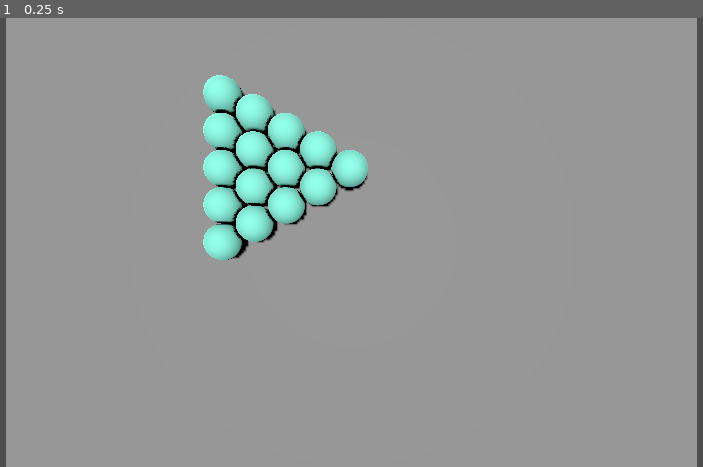
Above: before the commit, frame 1.
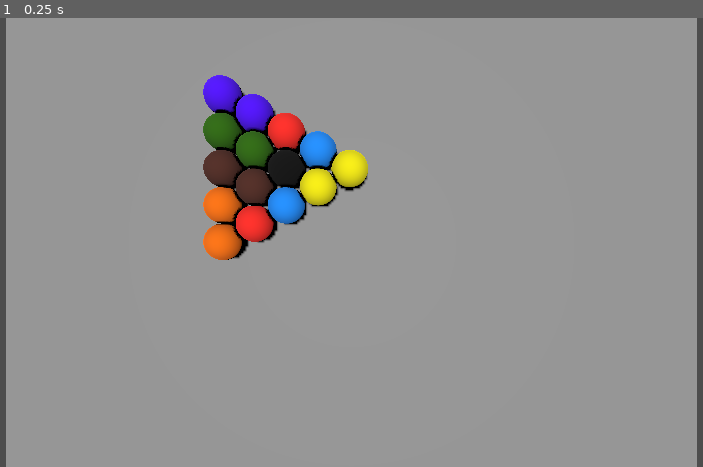
Above: after the commit, the same moment.

Repository: Corcho4433/commiepool-sourcecode
Game: Godot game, scene res://escenes/level1.tscn
Two runs of this game, one before a commit and one after it. Both use one fixed random seed, a clock stepped at 60 frames per second and the inputs below. Before the commit the project starts from res://escenas/level1.tscn.
Inputs:
- Up to frame 1 (0.25 s): no input

The runs differ from the first frame. In frame 1, 5.0% of the frame differs, in the area x 28-53%, y 12-54%.

Commit message:
Class: Ball Array

Diff:
--- a/escenas/level1.gd
+++ /dev/null
@@ -1,28 +0,0 @@
-extends Node3D
-
-@export var ball_scene : PackedScene
-var mat1 = preload("res://recursos/materiales/azul_claro.tres")
-# Called when the node enters the scene tree for the first time.
-func _ready():
-	new_game()
-	pass # Replace with function body.
-
-func new_game():
-	generate_balls()
-
-func generate_balls():
-	var rows : int = 6
-	var dia = 0.5
-	var ofsetX = -3
-	var ofsetZ = -3
-	for col in range(5):
-		rows -= 1
-		for row in range(rows):
-			var b = ball_scene.instantiate()
-			var new_position = Vector3(ofsetX + (col*dia) , 0 , ofsetZ + (row*dia) + (col * dia / 2) )
-			add_child(b)
-			b.get_node("MeshInstance3D").set_surface_override_material(0,mat1)
-			b.position = new_position
-# Called every frame. 'delta' is the elapsed time since the previous frame.
-func _process(delta):
-	pass
--- a/escenas/level1.tscn
+++ /dev/null
@@ -1,32 +0,0 @@
-[gd_scene load_steps=5 format=3 uid="uid://jmqom6qsejyo"]
-
-[ext_resource type="PackedScene" uid="uid://sp1w1csj6psn" path="res://escenas/pelota.tscn" id="1_4qq41"]
-[ext_resource type="Script" path="res://scripts/level1.gd" id="1_gxv04"]
-
-[sub_resource type="BoxMesh" id="BoxMesh_ydjqb"]
-size = Vector3(20, 1, 20)
-
-[sub_resource type="BoxShape3D" id="BoxShape3D_vxh3f"]
-size = Vector3(20, 1, 20)
-
-[node name="Node3D" type="Node3D"]
-script = ExtResource("1_gxv04")
-ball_scene = ExtResource("1_4qq41")
-
-[node name="Camera3D" type="Camera3D" parent="."]
-transform = Transform3D(1, 0, 0, 0, 1.19249e-08, 1, 0, -1, 1.19249e-08, 0, 7.96391, 0)
-
-[node name="PoolTable" type="StaticBody3D" parent="."]
-metadata/_edit_group_ = true
-
-[node name="MeshInstance3D" type="MeshInstance3D" parent="PoolTable"]
-transform = Transform3D(1, 0, 0, 0, 1, 0, 0, 0, 1, 0, -1, 0)
-mesh = SubResource("BoxMesh_ydjqb")
-
-[node name="CollisionShape3D" type="CollisionShape3D" parent="PoolTable"]
-transform = Transform3D(1, 0, 0, 0, 1, 0, 0, 0, 1, 0, -1, 0)
-shape = SubResource("BoxShape3D_vxh3f")
-
-[node name="DirectionalLight3D" type="DirectionalLight3D" parent="."]
-transform = Transform3D(1, 0, 0, 0, 1.19249e-08, 1, 0, -1, 1.19249e-08, 0, 9.67869, 0)
-shadow_enabled = true
--- /dev/null
+++ b/escenes/level1.tscn
@@ -0,0 +1,23 @@
+[gd_scene load_steps=5 format=3 uid="uid://jmqom6qsejyo"]
+
+[ext_resource type="PackedScene" uid="uid://sp1w1csj6psn" path="res://escenes/objects/pelota.tscn" id="1_4qq41"]
+[ext_resource type="Script" path="res://scripts/level1.gd" id="1_gxv04"]
+[ext_resource type="PackedScene" uid="uid://tkhkinj6x1va" path="res://escenes/objects/pool_table.tscn" id="3_lyxu0"]
+[ext_resource type="Script" path="res://scripts/Components/BallsComponent.gd" id="4_qutbu"]
+
+[node name="GameEscene" type="Node3D" node_paths=PackedStringArray("ball_array")]
+script = ExtResource("1_gxv04")
+ball_scene = ExtResource("1_4qq41")
+ball_array = NodePath("BallsComponent")
+
+[node name="Camera3D" type="Camera3D" parent="."]
+transform = Transform3D(1, 0, 0, 0, 1.19249e-08, 1, 0, -1, 1.19249e-08, 0, 7.96391, 0)
+
+[node name="PoolTable" parent="." instance=ExtResource("3_lyxu0")]
+
+[node name="DirectionalLight3D" type="DirectionalLight3D" parent="."]
+transform = Transform3D(1, 0, 0, 0, 1.19249e-08, 1, 0, -1, 1.19249e-08, 0, 9.67869, 0)
+shadow_enabled = true
+
+[node name="BallsComponent" type="Node" parent="."]
+script = ExtResource("4_qutbu")
--- /dev/null
+++ b/escenes/objects/balls_component.tscn
@@ -0,0 +1,6 @@
+[gd_scene load_steps=2 format=3 uid="uid://dr4o1c1w4kdbw"]
+
+[ext_resource type="Script" path="res://scripts/Components/BallsComponent.gd" id="1_1mjmp"]
+
+[node name="BallsComponent" type="Node"]
+script = ExtResource("1_1mjmp")
--- /dev/null
+++ b/escenes/objects/pool_table.tscn
@@ -0,0 +1,18 @@
+[gd_scene load_steps=3 format=3 uid="uid://tkhkinj6x1va"]
+
+[sub_resource type="BoxMesh" id="BoxMesh_ydjqb"]
+size = Vector3(20, 1, 20)
+
+[sub_resource type="BoxShape3D" id="BoxShape3D_vxh3f"]
+size = Vector3(20, 1, 20)
+
+[node name="PoolTable" type="StaticBody3D"]
+metadata/_edit_group_ = true
+
+[node name="MeshInstance3D" type="MeshInstance3D" parent="."]
+transform = Transform3D(1, 0, 0, 0, 1, 0, 0, 0, 1, 0, -1, 0)
+mesh = SubResource("BoxMesh_ydjqb")
+
+[node name="CollisionShape3D" type="CollisionShape3D" parent="."]
+transform = Transform3D(1, 0, 0, 0, 1, 0, 0, 0, 1, 0, -1, 0)
+shape = SubResource("BoxShape3D_vxh3f")
--- a/project.godot
+++ b/project.godot
@@ -11,6 +11,14 @@
 [application]
 
 config/name="commie-pool"
-run/main_scene="res://escenas/level1.tscn"
+run/main_scene="res://escenes/level1.tscn"
 config/features=PackedStringArray("4.2", "Forward Plus")
 config/icon="res://icon.svg"
+
+[input]
+
+click={
+"deadzone": 0.5,
+"events": [Object(InputEventMouseButton,"resource_local_to_scene":false,"resource_name":"","device":-1,"window_id":0,"alt_pressed":false,"shift_pressed":false,"ctrl_pressed":false,"meta_pressed":false,"button_mask":0,"position":Vector2(0, 0),"global_position":Vector2(0, 0),"factor":1.0,"button_index":1,"canceled":false,"pressed":false,"double_click":false,"script":null)
+]
+}
--- a/recursos/materiales/azul_claro.tres
+++ b/recursos/materiales/Ball1.tres
@@ -1,4 +1,4 @@
 [gd_resource type="StandardMaterial3D" format=3 uid="uid://b1dd1ejqaqhia"]
 
 [resource]
-albedo_color = Color(0.564706, 1, 0.913725, 1)
+albedo_color = Color(0.972549, 0.933333, 0, 1)
--- /dev/null
+++ b/recursos/materiales/Ball10.tres
@@ -0,0 +1,4 @@
+[gd_resource type="StandardMaterial3D" format=3 uid="uid://o6r4x234wuhb"]
+
+[resource]
+albedo_color = Color(0.117647, 0.564706, 1, 1)
--- /dev/null
+++ b/recursos/materiales/Ball11.tres
@@ -0,0 +1,4 @@
+[gd_resource type="StandardMaterial3D" format=3 uid="uid://3wa6umpu6qv6"]
+
+[resource]
+albedo_color = Color(1, 0.172549, 0.145098, 1)
--- /dev/null
+++ b/recursos/materiales/Ball12.tres
@@ -0,0 +1,4 @@
+[gd_resource type="StandardMaterial3D" format=3 uid="uid://btlwy7jnaq4ca"]
+
+[resource]
+albedo_color = Color(0.32549, 0, 1, 1)
--- /dev/null
+++ b/recursos/materiales/Ball13.tres
@@ -0,0 +1,4 @@
+[gd_resource type="StandardMaterial3D" format=3 uid="uid://nfq6f8cqnm60"]
+
+[resource]
+albedo_color = Color(0.988235, 0.45098, 0, 1)
--- /dev/null
+++ b/recursos/materiales/Ball14.tres
@@ -0,0 +1,4 @@
+[gd_resource type="StandardMaterial3D" format=3 uid="uid://b3x6dixfmrfp0"]
+
+[resource]
+albedo_color = Color(0.180392, 0.419608, 0, 1)
--- /dev/null
+++ b/recursos/materiales/Ball15.tres
@@ -0,0 +1,4 @@
+[gd_resource type="StandardMaterial3D" format=3 uid="uid://d3aw72nb4ch6n"]
+
+[resource]
+albedo_color = Color(0.321569, 0.168627, 0.133333, 1)
--- /dev/null
+++ b/recursos/materiales/Ball2.tres
@@ -0,0 +1,4 @@
+[gd_resource type="StandardMaterial3D" format=3 uid="uid://byy6ihblp0owl"]
+
+[resource]
+albedo_color = Color(0.117647, 0.564706, 1, 1)
--- /dev/null
+++ b/recursos/materiales/Ball3.tres
@@ -0,0 +1,4 @@
+[gd_resource type="StandardMaterial3D" format=3 uid="uid://b57h05f05r8sq"]
+
+[resource]
+albedo_color = Color(1, 0.172549, 0.145098, 1)
--- /dev/null
+++ b/recursos/materiales/Ball4.tres
@@ -0,0 +1,4 @@
+[gd_resource type="StandardMaterial3D" format=3 uid="uid://c6hjitnoquchg"]
+
+[resource]
+albedo_color = Color(0.32549, 0, 1, 1)
--- /dev/null
+++ b/recursos/materiales/Ball5.tres
@@ -0,0 +1,4 @@
+[gd_resource type="StandardMaterial3D" format=3 uid="uid://cgwcyaw0rmgrt"]
+
+[resource]
+albedo_color = Color(0.988235, 0.45098, 0, 1)
--- /dev/null
+++ b/recursos/materiales/Ball6.tres
@@ -0,0 +1,4 @@
+[gd_resource type="StandardMaterial3D" format=3 uid="uid://bwgx3750mra46"]
+
+[resource]
+albedo_color = Color(0.180392, 0.419608, 0, 1)
--- /dev/null
+++ b/recursos/materiales/Ball7.tres
@@ -0,0 +1,4 @@
+[gd_resource type="StandardMaterial3D" format=3 uid="uid://33klwqp8aniy"]
+
+[resource]
+albedo_color = Color(0.321569, 0.168627, 0.133333, 1)
--- /dev/null
+++ b/recursos/materiales/Ball8.tres
@@ -0,0 +1,4 @@
+[gd_resource type="StandardMaterial3D" format=3 uid="uid://d1c0pf1csl0g5"]
+
+[resource]
+albedo_color = Color(0, 0, 0, 1)
--- /dev/null
+++ b/recursos/materiales/Ball9.tres
@@ -0,0 +1,4 @@
+[gd_resource type="StandardMaterial3D" format=3 uid="uid://c77hpa8sl44pe"]
+
+[resource]
+albedo_color = Color(0.972549, 0.933333, 0, 1)
--- /dev/null
+++ b/scripts/Components/BallsComponent.gd
@@ -0,0 +1,10 @@
+extends Node
+class_name  BallsComponent
+
+var CurrentArray = ["Ball12","Ball6","Ball15","Ball13","Ball5","Ball4","Ball14","Ball7","Ball11","Ball3","Ball8","Ball10","Ball2","Ball9","Ball1"]
+
+func ChangeArray(index: int, NewBall: String):
+	CurrentArray[index] = NewBall
+
+func GetArray():
+	return CurrentArray
--- a/scripts/level1.gd
+++ b/scripts/level1.gd
@@ -1,7 +1,8 @@
 extends Node3D
 
 @export var ball_scene : PackedScene
-var mat1 = preload("res://recursos/materiales/azul_claro.tres")
+@export var ball_array : BallsComponent
+
 # Called when the node enters the scene tree for the first time.
 func _ready():
 	new_game()
@@ -15,14 +16,21 @@
 	var dia = 0.5
 	var ofsetX = -3
 	var ofsetZ = -3
+	var index = 0
 	for col in range(5):
 		rows -= 1
 		for row in range(rows):
+			var ball_material = load("res://recursos/materiales/" + ball_array.CurrentArray[index] + ".tres")
 			var b = ball_scene.instantiate()
 			var new_position = Vector3(ofsetX + (col*dia) , 0 , ofsetZ + (row*dia) + (col * dia / 2) )
 			add_child(b)
-			b.get_node("MeshInstance3D").set_surface_override_material(0,mat1)
+			b.get_node("MeshInstance3D").set_surface_override_material(0,ball_material)
 			b.position = new_position
+			index += 1
+
 # Called every frame. 'delta' is the elapsed time since the previous frame.
 func _process(delta):
+	if Input.is_action_just_pressed("click"):
+		print(ball_array.CurrentArray.pick_random())
+
 	pass
Renamed: escenas/pelota.tscn -> escenes/objects/pelota.tscn
